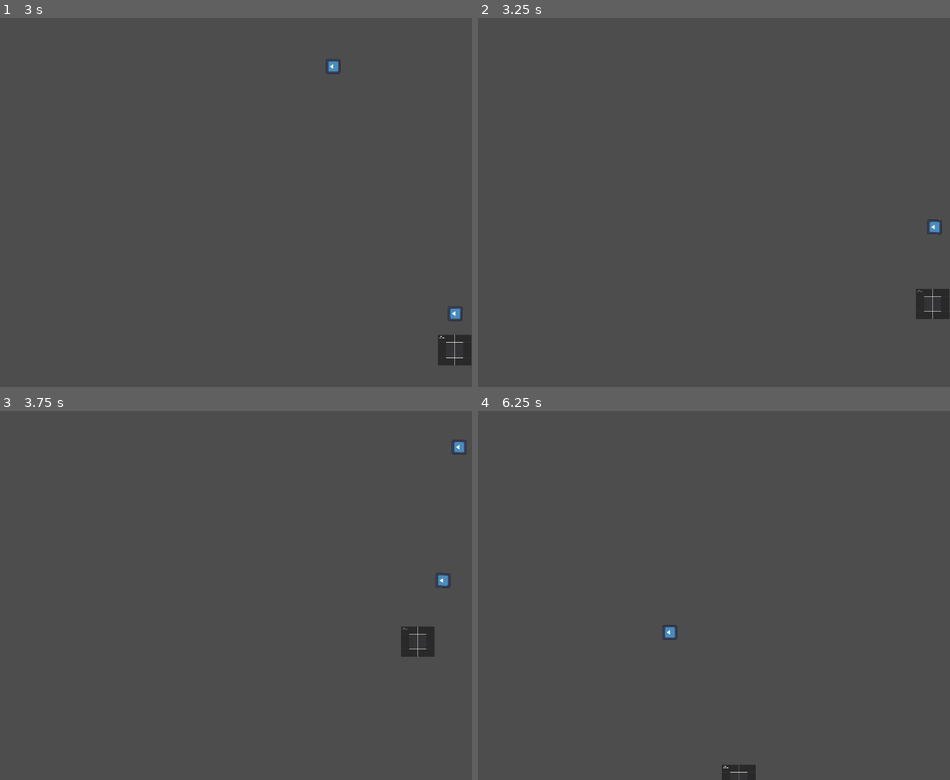
Above: before the commit, frames 1-4 (two rows, left to right).
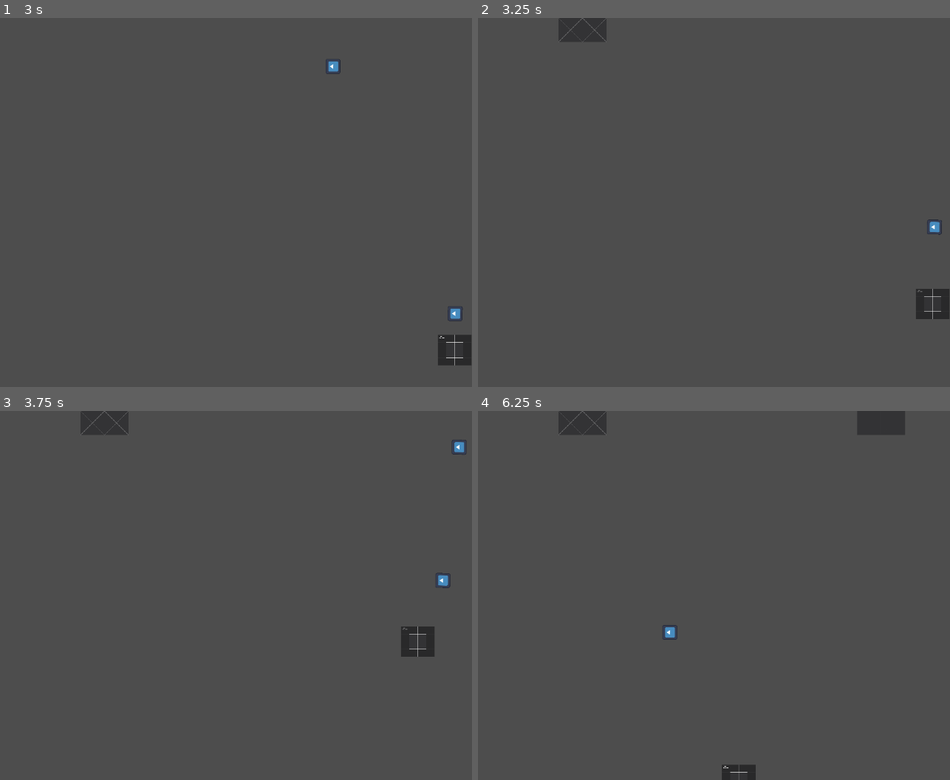
Above: after the commit, the same moments.

Repository: Zoidmania/gdex-2023-winter
Game: Godot game, scene res://main.tscn
The game is run twice, just before and just after one commit, with the same random seed, the same clock (stepped at 60 frames per second) and the same inputs. The engine's default icon, where the game draws it, is replaced by a stand-in: a white triangle on a blue panel in a dark square.
Inputs:
- Up to frame 1 (3 s): tap Enter at 0.5 s; hold Right (santa_move_right) 0.53-1.28 s; tap Space (santa_shoot) every 0.75 s from 0.6 to 2.85 s; hold Down (santa_move_down) 1.28-2.03 s; hold Right (santa_move_right) 2.03-2.78 s; hold Up (santa_move_up) from 2.78 s (still down)
- Up to frame 2 (3.25 s): keep holding Up (santa_move_up)
- Up to frame 3 (3.75 s): release Up (santa_move_up) at 3.53 s; hold Left (santa_move_left) from 3.53 s (still down); tap Space (santa_shoot) at 3.6 s
- Up to frame 4 (6.25 s): tap Space (santa_shoot) at 4.35, 5.1, 5.85 s; release Left (santa_move_left) at 5.03 s; hold Down (santa_move_down) 5.03-5.78 s; hold Right (santa_move_right) from 5.78 s (still down)

Frame 1 is identical in both runs. In frame 2, 0.6% of the frame differs, in the area x 17-28%, y 0-7%; in frame 3, 0.6%; in frame 4, 1.2%, in the area x 17-91%, y 0-7%.

Commit message:
broken bullet :(

Diff:
--- a/src/Mob.gd
+++ b/src/Mob.gd
@@ -1,4 +1,4 @@
-extends RigidBody2D
+extends Area2D
 
 @export var health = 2
 @export var enemyBullet: PackedScene
@@ -6,7 +6,7 @@
 
 # Called when the node enters the scene tree for the first time.
 func _ready():
-    $WeaponTimer.wait_time = 5
+    $WeaponTimer.wait_time = 1
     $WeaponTimer.start() # Replace with function body.
 
 
@@ -23,3 +23,9 @@
     var b = enemyBullet.instantiate()
     get_parent().add_child(b)
     b.transform = $Node2D/EnemyWeapon.global_transform # Replace with function body.
+
+
+
+
+func _on_area_entered(area):
+    print(area) # Replace with function body.
--- a/src/bullet.gd
+++ b/src/bullet.gd
@@ -7,11 +7,6 @@
     position += transform.x * speed * delta
 
 
-func _on_body_entered(body):
-    if(body.is_in_group('mobs')):
-        body.queue_free()
-    queue_free()
-
 
 func _on_visible_on_screen_notifier_2d_screen_exited():
     queue_free()
--- a/src/bullet.tscn
+++ b/src/bullet.tscn
@@ -6,7 +6,7 @@
 [sub_resource type="RectangleShape2D" id="RectangleShape2D_dp6sj"]
 size = Vector2(32, 32)
 
-[node name="Bullet" type="Area2D"]
+[node name="Bullet" type="Area2D" groups=["player_bullet"]]
 script = ExtResource("1_gs80t")
 
 [node name="Sprite2D" type="Sprite2D" parent="."]
@@ -19,5 +19,4 @@
 
 [node name="VisibleOnScreenNotifier2D" type="VisibleOnScreenNotifier2D" parent="."]
 
-[connection signal="body_entered" from="." to="." method="_on_body_entered"]
 [connection signal="screen_exited" from="VisibleOnScreenNotifier2D" to="." method="_on_visible_on_screen_notifier_2d_screen_exited"]
--- a/src/main.tscn
+++ b/src/main.tscn
@@ -29,7 +29,7 @@
 wait_time = 3.0
 
 [node name="GameStartTimer" type="Timer" parent="."]
-wait_time = 5.0
+wait_time = 0.01
 one_shot = true
 
 [node name="MobSpawnPath" type="Path2D" parent="."]
--- a/src/player.gd
+++ b/src/player.gd
@@ -57,7 +57,7 @@
 
     if(area.is_in_group('enemy_projectile')):
         health -= 1
-        print(health)
+
         area.queue_free()
         if(health <= 0):
             queue_free()
Not shown, added: src/mobC909.tmp
